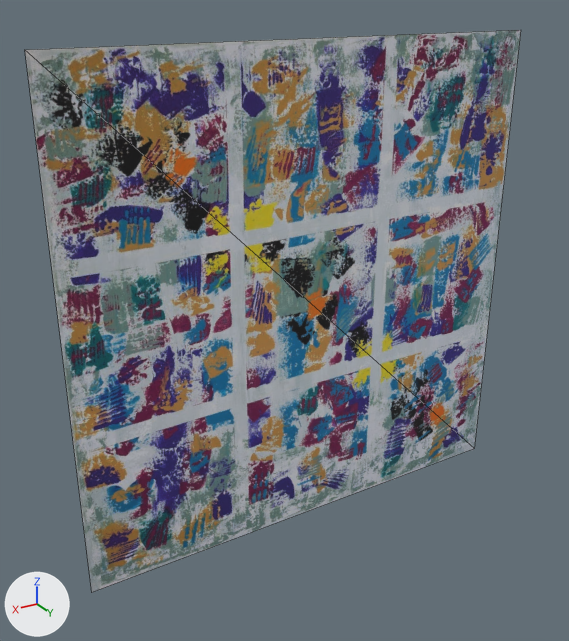
Before and after pictures for a commit that changed the glTF model ar/cerrado.glb.
Both versions are drawn from a 50 mm lens placed at (0.486, 0.746, 0.36), pointed at (0.039, 0.001, -0.013). Every picture has the same lights, and +X, +Y and +Z are marked at lower left. The first picture is the older version. Mesh edges are drawn as thin lines.
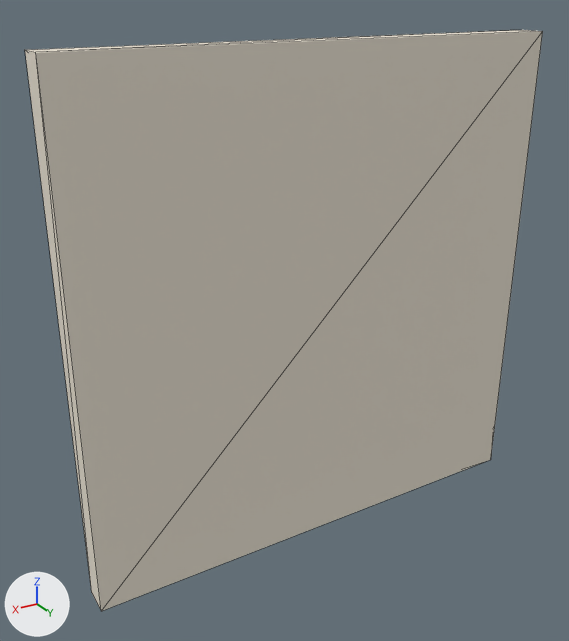
The newer file is also turned or shifted as a whole; pictures and numbers use the older file's frame.

Changed parts and their boxes [x1, y1, x2, y2] in the pictures (569 x 641 px):
```json
{"object": "Mesh_0", "change": "reshaped", "before": [25, 30, 521, 592], "after": [25, 30, 543, 611]}
{"part": 1, "of": "me_mesh_0", "change": "added", "after": [25, 30, 543, 611], "on screen": "pale yellow"}
```

The change, as JSON lines over the scene's bpy script:
```json
{"op": "add", "block": "mat_material_1", "code": ["mat_material_1 = principled_material('Material_1')", "mat_material_1.base_color = (0.82, 0.76, 0.65)  # pale yellow #eae2d3", "mat_material_1.roughness = 0.95"]}
{"block": "me_mesh_0", "where": "# used by ob_mesh_0; location = (0.0, 0.0, 0.0)"}
{"block": "me_mesh_0", "where": "# verts and faces of me_mesh_0; kept vertices keep their numbers, new ones are numbered from 4"}
{"block": "me_mesh_0", "where": "# before: 0 (-0.305, 0.0, -0.305) at pixel (474, 448), 1 (0.305, 0.0, -0.305) at pixel (91, 592), 2 (0.305, 0.0, 0.305) at pixel (24, 49), 3 (-0.305, 0.0, 0.305) at pixel (521, 29)"}
{"op": "remove", "block": "me_mesh_0", "code": "me_mesh_0.from_pydata(...)  # 4 vertices, 2 faces; spans x -0.305..0.305, y 0.0, z -0.305..0.305"}
{"op": "add", "block": "me_mesh_0", "code": "me_mesh_0.from_pydata(...)  # 8 vertices, 12 faces; spans x -0.305..0.305, y 0.0..0.035, z -0.305..0.305"}
{"block": "me_mesh_0", "change": "me_mesh_0 part 1"}
{"op": "add", "block": "me_mesh_0", "code": "for new, old in zip([*range(4, 8)], [*range(0, 4)]): verts[new] = verts[old] + (0.0, 0.035, 0.0)"}
{"op": "add", "block": "me_mesh_0", "code": "faces += [(4, 7, 5), (5, 7, 6), (2, 6, 3), (3, 6, 7), (1, 4, 5), (0, 4, 1)]  # mat_material_1 (pale yellow #eae2d3)"}
{"op": "add", "block": "me_mesh_0", "code": "faces += [(1, 5, 6), (1, 6, 2), (0, 3, 4), (3, 7, 4)]  # mat_material_1 (pale yellow #eae2d3)"}
{"op": "add", "block": "me_mesh_0", "code": "me_mesh_0.materials.append(mat_material_1)  # pale yellow #eae2d3"}
```
